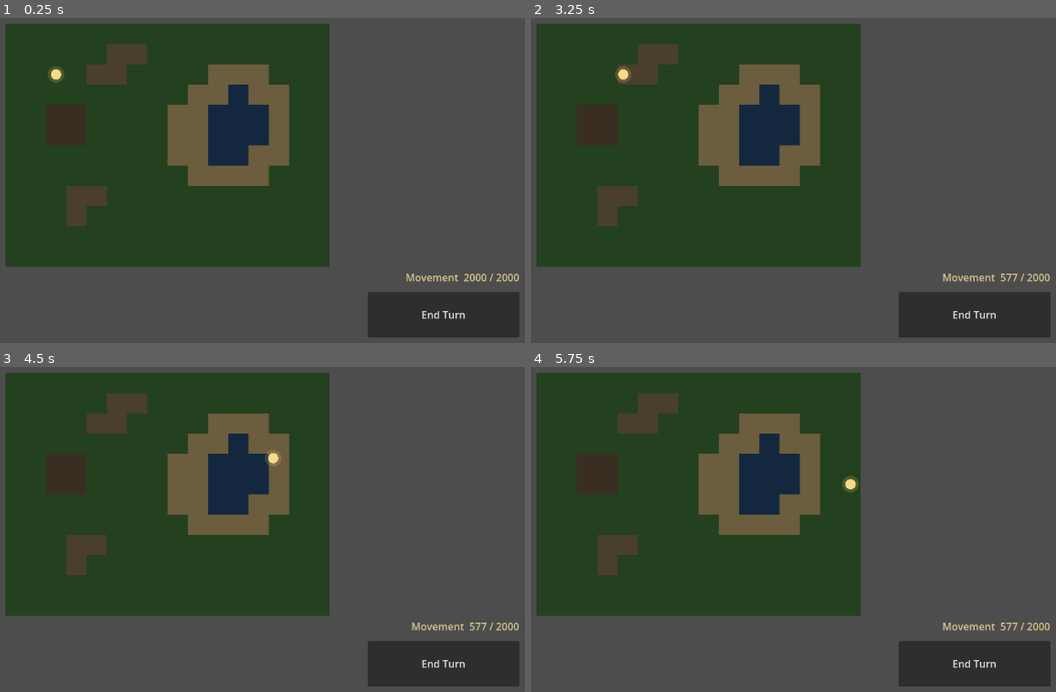
Above: before the commit, frames 1-4 (two rows, left to right).
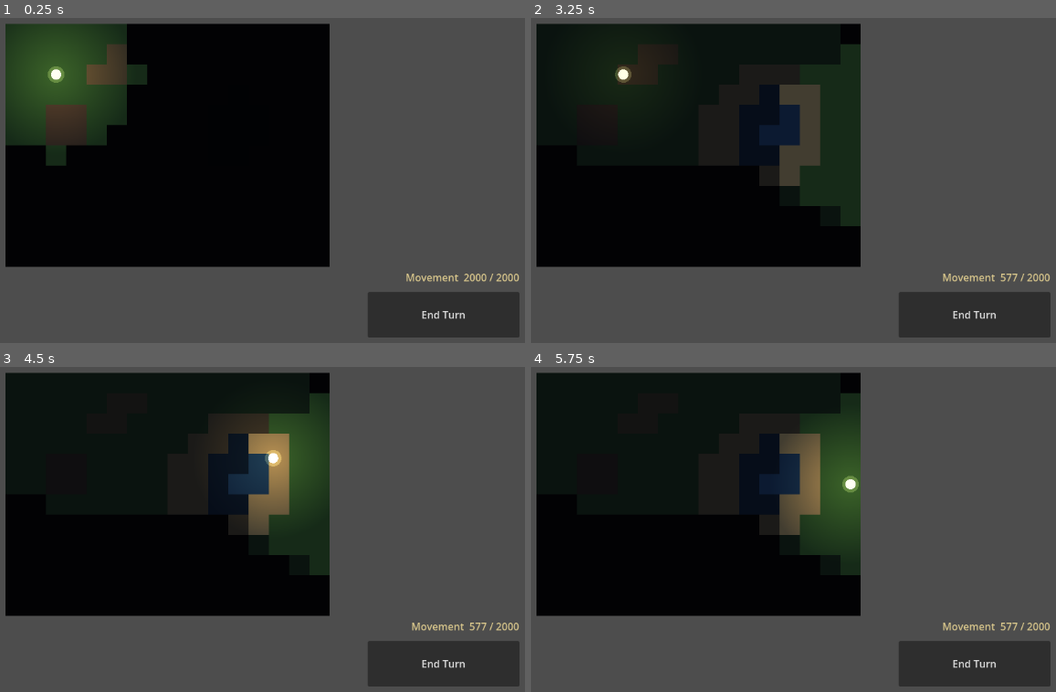
Above: after the commit, the same moments.

Repository: aweussom/noHeroes3
Game: Godot game, scene res://src/Main.tscn
Two runs of this game, one before a commit and one after it. Both use one fixed random seed, a clock stepped at 60 frames per second and the inputs below.
Inputs (mouse positions are in pixels of both pictures, inside the frame that each line leads up to):
- Up to frame 1 (0.25 s): no input
- Up to frame 2 (3.25 s): click "End Turn" at 0.5 s; click "End Turn" at 1.25 s; click "End Turn" at 2 s; tap Enter at 2.75 s; move the mouse to (856, 125) at 2.77 s; click (856, 125) at 2.92 s
- Up to frame 3 (4.5 s): drag from (21, 513) to (131, 575) at 3.52 s; move the mouse to (241, 402) at 4.27 s; click (241, 402) at 4.42 s
- Up to frame 4 (5.75 s): drag from (662, 575) to (outside the picture) at 5.02 s

The runs differ from the first frame. In frame 1, 38% of the frame differs, in the area x 1-63%, y 1-77%; in frame 2, 41%; in frame 3, 40%; in frame 4, 40%.

Commit message:
M3 (look pass, part 1): fog-of-war + luminous night lighting
Pure-Godot lighting/fog on the placeholder terrain; no assets yet.

- FogModel: per-tile HIDDEN/EXPLORED/VISIBLE (PackedByteArray), states
  ordered so overlapping reveals resolve by max. demote_visible() +
  reveal_disc(). Held by GameState so it travels in future saves.
- FogView: per-tile dark veil mirroring the model; light_mask=0 so the
  hero light can't lift it (the model stays authoritative).
- HeroView: warm PointLight2D reveal pool (radial gradient built in
  code) + ADD blend on the token. Light2D, not WorldEnvironment glow
  (Android Compatibility renderer) — per the FogLayer note.
- FogLayer: now the cool night-tone CanvasModulate (dark mood).
- Hero.sight_radius; Main reveals start + carves an explored trail
  along each walk, leaving the bright disc on the hero.

Verified: clean headless boot, plays in the editor.

Co-Authored-By: Claude Opus 4.8 (1M context) <noreply@anthropic.com>

Diff:
--- a/src/Main.gd
+++ b/src/Main.gd
@@ -8,6 +8,7 @@
 
 @onready var _map_view: MapView = $MapView
 @onready var _hero_view: HeroView = $MapView/HeroView
+@onready var _fog_view: FogView = $MapView/FogView
 @onready var _camera: CameraRig = $CameraRig
 @onready var _touch: TouchInput = $TouchInput
 @onready var _hud: HUD = $HUD
@@ -26,6 +27,9 @@
 	_camera.frame_map(_map_view.map_bounds())
 	_pathfinder = Pathfinder.new(_model)
 
+	GameState.fog = FogModel.new(_model.width, _model.height)
+	_fog_view.show_fog(GameState.fog)
+
 	_hero = Hero.new()
 	_hero.id = "player"
 	_hero.place(HERO_START)
@@ -33,6 +37,10 @@
 	_hero.refill_movement()
 	GameState.heroes.append(_hero)
 	_hero_view.set_cell(_hero.cell())
+
+	# Reveal the hero's starting surroundings.
+	GameState.fog.reveal_disc(_hero.cell(), _hero.sight_radius, FogModel.VISIBLE)
+	_fog_view.refresh()
 
 	# Camera gestures.
 	_touch.panned.connect(_camera.pan_by)
@@ -67,7 +75,17 @@
 	_hero.movement_points -= int(reach["cost"])
 	_hero.place(steps[-1])
 	_hero_view.move_along(steps)
+	_reveal_along(steps)
 	_update_hud()
+
+# Walking reveals terrain along the route: tiles passed become EXPLORED (remembered), and only
+# the area around the hero's final cell stays VISIBLE.
+func _reveal_along(steps: Array[Vector2i]) -> void:
+	GameState.fog.demote_visible()
+	for cell in steps:
+		GameState.fog.reveal_disc(cell, _hero.sight_radius, FogModel.EXPLORED)
+	GameState.fog.reveal_disc(_hero.cell(), _hero.sight_radius, FogModel.VISIBLE)
+	_fog_view.refresh()
 
 func _on_turn_changed(_player_index: int) -> void:
 	_update_hud()
--- a/src/Main.tscn
+++ b/src/Main.tscn
@@ -11,6 +11,7 @@
 [ext_resource type="Script" path="res://src/input/TouchInput.gd" id="5"]
 [ext_resource type="Script" path="res://src/ui/HUD.gd" id="6"]
 [ext_resource type="Script" path="res://src/map/HeroView.gd" id="7"]
+[ext_resource type="Script" path="res://src/map/FogView.gd" id="8"]
 
 [node name="Main" type="Node"]
 script = ExtResource("1")
@@ -24,6 +25,9 @@
 [node name="HeroView" type="Node2D" parent="MapView"]
 script = ExtResource("7")
 
+[node name="FogView" type="Node2D" parent="MapView"]
+script = ExtResource("8")
+
 [node name="FogLayer" type="CanvasModulate" parent="."]
 script = ExtResource("3")
 
--- /dev/null
+++ b/src/core/FogModel.gd
@@ -0,0 +1,50 @@
+class_name FogModel
+extends RefCounted
+## Fog-of-war state — pure data, one entry per map cell. Three states, ordered so that a
+## higher value always wins when reveals overlap (see reveal_disc):
+##   HIDDEN   (0) — never seen; the veil is near-opaque.
+##   EXPLORED (1) — seen before, now out of sight; terrain is remembered under a thin veil.
+##   VISIBLE  (2) — within a hero's sight this moment; no veil.
+##
+## The mechanic each move: demote_visible() drops last turn's VISIBLE to EXPLORED, then we
+## reveal_disc() around where the hero walked (as EXPLORED) and its final cell (as VISIBLE).
+## Rendering lives in FogView; this class never draws. Held by GameState so it travels in saves.
+
+enum { HIDDEN, EXPLORED, VISIBLE }
+
+var width: int
+var height: int
+var _state: PackedByteArray   # row-major, width*height; zero-filled => all HIDDEN
+
+func _init(w: int, h: int) -> void:
+	width = w
+	height = h
+	_state = PackedByteArray()
+	_state.resize(w * h)
+
+func state_at(x: int, y: int) -> int:
+	return _state[y * width + x]
+
+## Drop every currently-visible cell to explored. Call once before re-revealing for new positions.
+func demote_visible() -> void:
+	for i in _state.size():
+		if _state[i] == VISIBLE:
+			_state[i] = EXPLORED
+
+## Raise every in-bounds cell within `radius` (rounded disc) of `center` to at least `min_state`.
+## Never downgrades — so an EXPLORED sweep along a walk can't dim the VISIBLE disc laid after it.
+func reveal_disc(center: Vector2i, radius: int, min_state: int) -> void:
+	var r2 := radius * radius
+	for dy in range(-radius, radius + 1):
+		var y := center.y + dy
+		if y < 0 or y >= height:
+			continue
+		for dx in range(-radius, radius + 1):
+			var x := center.x + dx
+			if x < 0 or x >= width:
+				continue
+			if dx * dx + dy * dy > r2:
+				continue
+			var i := y * width + x
+			if _state[i] < min_state:
+				_state[i] = min_state
--- a/src/core/GameState.gd
+++ b/src/core/GameState.gd
@@ -7,6 +7,7 @@
 var rng := RandomNumberGenerator.new()
 var current_player: int = 0
 var map: MapModel = null
+var fog: FogModel = null   # fog-of-war state for `map`; rendered by FogView
 var heroes: Array = []   # all heroes in play (just the player's, for now)
 
 func _ready() -> void:
--- a/src/core/Hero.gd
+++ b/src/core/Hero.gd
@@ -7,6 +7,7 @@
 var y: int = 0
 var movement_points: int = 0       # remaining this turn (in HoMM3 cost units; see Pathfinder)
 var max_movement_points: int = 0   # refilled to this at the start of each turn
+var sight_radius: int = 4          # tiles revealed around the hero (fog-of-war; see FogModel)
 var army: Array = []               # TODO(M4): stacks of creatures
 
 func cell() -> Vector2i:
--- a/src/map/FogLayer.gd
+++ b/src/map/FogLayer.gd
@@ -1,10 +1,17 @@
 class_name FogLayer
 extends CanvasModulate
-## Fog-of-war + the dark, luminous-on-black mood (won't light a dark bedroom).
-## Built from CanvasModulate (global darkening) + Light2D reveal around heroes.
+## The night ambient tone. A CanvasModulate tints the whole world canvas (terrain, hero, fog veil)
+## toward a cool, dim night so the hero's warm Light2D pool reads as a glow by contrast — the
+## dark, luminous-on-black mood the game is built around. The HUD is on its own CanvasLayer and is
+## unaffected, so UI stays readable.
 ##
-## IMPORTANT: the "glow" look comes from ADDITIVE-blend sprites/materials + Light2D
-## (renderer-agnostic — the same trick as ypilot), NOT WorldEnvironment glow, which
-## the Compatibility renderer doesn't reliably support on Android. See CLAUDE.md.
+## The fog-of-war *mechanic* (what's hidden vs explored vs visible) lives in FogModel + FogView.
+## The "glow" is additive-blend sprites + Light2D (renderer-agnostic, the same trick as ypilot),
+## NOT WorldEnvironment glow, which the Compatibility renderer can't be relied on for on Android.
 
-# TODO(M3): reveal explored tiles, dim the unexplored, soft light around heroes.
+# Mild and cool. Keep it gentle: the fog veil and the dark terrain colours already carry most of
+# the darkness, so this only needs to set the tone, not black the screen out.
+const NIGHT_TONE := Color(0.62, 0.66, 0.78)
+
+func _ready() -> void:
+	color = NIGHT_TONE
--- /dev/null
+++ b/src/map/FogView.gd
@@ -0,0 +1,39 @@
+class_name FogView
+extends Node2D
+## Draws the fog-of-war veil from a FogModel: one dark quad per non-visible tile, mirroring the
+## model exactly so what she sees IS the mechanic. Lives under MapView so it shares the terrain
+## grid. The warm reveal glow is a separate Light2D (HeroView) — this veil is the hard edge.
+##
+## light_mask = 0 keeps the hero's light from lifting the veil: the model alone decides visibility,
+## the light only flatters the terrain underneath the clear (VISIBLE) tiles.
+
+# Veils are near-black with a faint cool tint so remembered terrain reads without glare.
+const EXPLORED_VEIL := Color(0.02, 0.03, 0.05, 0.62)
+const HIDDEN_VEIL := Color(0.01, 0.01, 0.02, 0.99)
+
+var _fog: FogModel
+
+func _ready() -> void:
+	z_index = 5        # above terrain (0), below the hero (10)
+	light_mask = 0     # immune to Light2D; the veil is authoritative
+
+## Bind the model and draw. Safe to call again when the map changes.
+func show_fog(fog: FogModel) -> void:
+	_fog = fog
+	queue_redraw()
+
+## Redraw after the model changed (e.g. the hero revealed new tiles).
+func refresh() -> void:
+	queue_redraw()
+
+func _draw() -> void:
+	if _fog == null:
+		return
+	var ts := MapView.TILE_SIZE
+	for y in _fog.height:
+		for x in _fog.width:
+			var s := _fog.state_at(x, y)
+			if s == FogModel.VISIBLE:
+				continue
+			var veil := HIDDEN_VEIL if s == FogModel.HIDDEN else EXPLORED_VEIL
+			draw_rect(Rect2(Vector2(x, y) * ts, Vector2(ts, ts)), veil)
--- a/src/map/HeroView.gd
+++ b/src/map/HeroView.gd
@@ -6,11 +6,18 @@
 
 const STEP_TIME := 0.14   # seconds per tile; gentle, un-rushed for sleepy play.
 
+# Warm reveal pool cast on the terrain around the hero. Its radius is tuned to roughly match the
+# hero's sight (Hero.sight_radius) so the lit area and the un-veiled area line up.
+const LIGHT_COLOR := Color(1.0, 0.82, 0.5)
+const LIGHT_ENERGY := 1.1
+const LIGHT_RADIUS_TILES := 4.0
+
 var _cell := Vector2i.ZERO
 var _move_tween: Tween
 
 func _ready() -> void:
 	z_index = 10   # draw above the terrain layer
+	_add_glow()
 
 ## Jump instantly to a cell (initial placement).
 func set_cell(cell: Vector2i) -> void:
@@ -36,6 +43,38 @@
 	return (Vector2(cell) + Vector2(0.5, 0.5)) * MapView.TILE_SIZE
 
 func _draw() -> void:
-	# Soft halo + bright core. Additive-blend sprites/Light2D glow come with the M3 look pass.
+	# Luminous token: soft halo + bright core, ADD-blended (see _add_glow) so it reads as emitted
+	# light on the dark map rather than a flat dot. Real HoMM3 hero sprites replace this later.
 	draw_circle(Vector2.ZERO, 13.0, Color(1.0, 0.85, 0.45, 0.18))
 	draw_circle(Vector2.ZERO, 8.0, Color(1.0, 0.88, 0.55, 0.95))
+
+# A PointLight2D pool over the terrain, plus ADD blend on the token itself. This is the
+# additive-blend + Light2D glow the project commits to (not WorldEnvironment glow, which the
+# Android Compatibility renderer can't be relied on for — see FogLayer).
+func _add_glow() -> void:
+	var mat := CanvasItemMaterial.new()
+	mat.blend_mode = CanvasItemMaterial.BLEND_MODE_ADD
+	material = mat
+
+	var light := PointLight2D.new()
+	light.texture = _radial_light_texture()
+	light.color = LIGHT_COLOR
+	light.energy = LIGHT_ENERGY
+	# The gradient spans center->edge over half the texture, so scale 1 ≈ texture_width/2 pixels.
+	var radius_px := LIGHT_RADIUS_TILES * MapView.TILE_SIZE
+	light.texture_scale = radius_px / (light.texture.get_width() * 0.5)
+	add_child(light)
+
+# A soft round falloff texture for the point light (white center fading to transparent edge).
+func _radial_light_texture() -> Texture2D:
+	var grad := Gradient.new()
+	grad.set_color(0, Color(1.0, 1.0, 1.0, 1.0))
+	grad.set_color(1, Color(1.0, 1.0, 1.0, 0.0))
+	var tex := GradientTexture2D.new()
+	tex.gradient = grad
+	tex.fill = GradientTexture2D.FILL_RADIAL
+	tex.fill_from = Vector2(0.5, 0.5)
+	tex.fill_to = Vector2(1.0, 0.5)
+	tex.width = 256
+	tex.height = 256
+	return tex
Not shown: 1 places in src/Main.tscn that only renumber resources
Not shown, added: src/core/FogModel.gd.uid
Not shown, added: src/map/FogView.gd.uid
